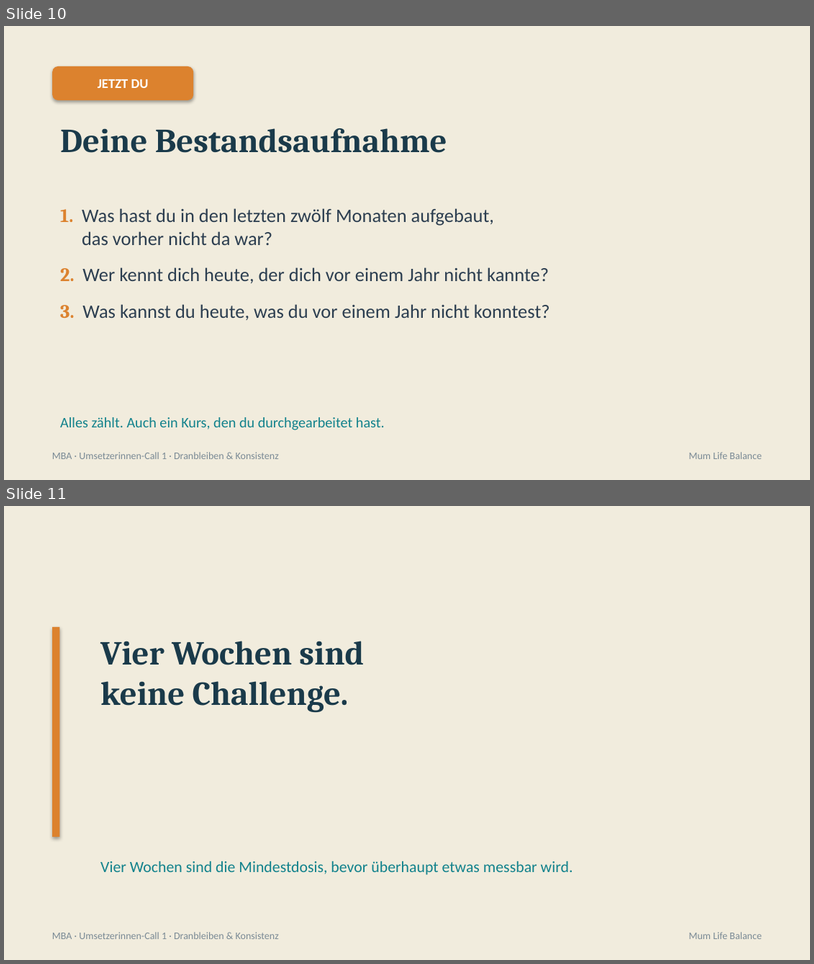
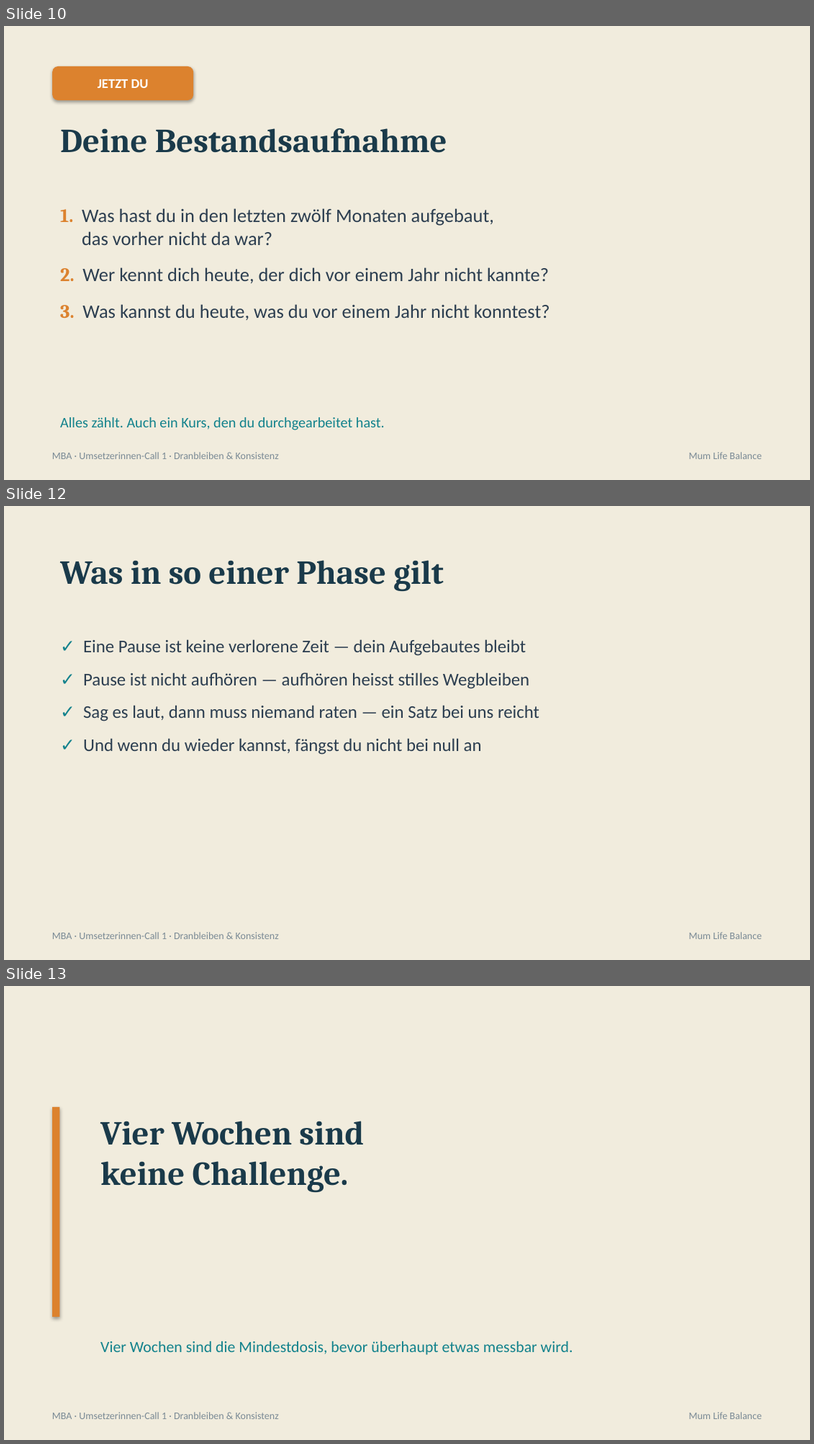
Before and after one commit to pnulmann-hue/mumlifebalance-workspace, a slide deck: outputs/produkte/mba/praesentationen/call-01-dranbleiben.pptx. Shown one above the other, each under a label of ours: slides 10 and 11 before the commit, slides 10, 12 and 13 after it; the slides between them are not shown. The pictures are 814x964 and 814x1444 pixels, drawn with LibreOffice and Linux fonts; fonts in the diff are those of the drawing. Boxes give left, top, right and bottom in pixels: in the first picture for what was removed or moved away, otherwise in the second. Text is boxed around its words. In the diff, an @@ line names an element or a change of style, - is before the commit and + after.

```diff
--- a/outputs/produkte/mba/praesentationen/call-01-dranbleiben.pptx
+++ b/outputs/produkte/mba/praesentationen/call-01-dranbleiben.pptx
@@ slide 12 added at (4,506,810,960), background #F1ECDD @@
@@ text added at (60,560,444,591), 30 pt, text #1A3A4A, bold @@
+Was in so einer Phase gilt
@@ text added at (83,639,540,754), 16 pt, text #2C3E50 @@
+✓ Eine Pause ist keine verlorene Zeit — dein Aufgebautes bleibt
+✓ Pause ist nicht aufhören — aufhören heisst stilles Wegbleiben
+✓ Sag es laut, dann muss niemand raten — ein Satz bei uns reicht
+✓ Und wenn du wieder kannst, fängst du nicht bei null an
@@ text added at (52,932,279,939), 9 pt, text #7A8A95 @@
+MBA · Umsetzerinnen-Call 1 · Dranbleiben & Konsistenz
@@ text added at (689,932,762,939), 9 pt, text #7A8A95 @@
+Mum Life Balance
@@ what was slide 11 is now slide 13 @@
```
Also in this commit, not shown: 4 slides changed, 1 other slide added, 3 other files.
